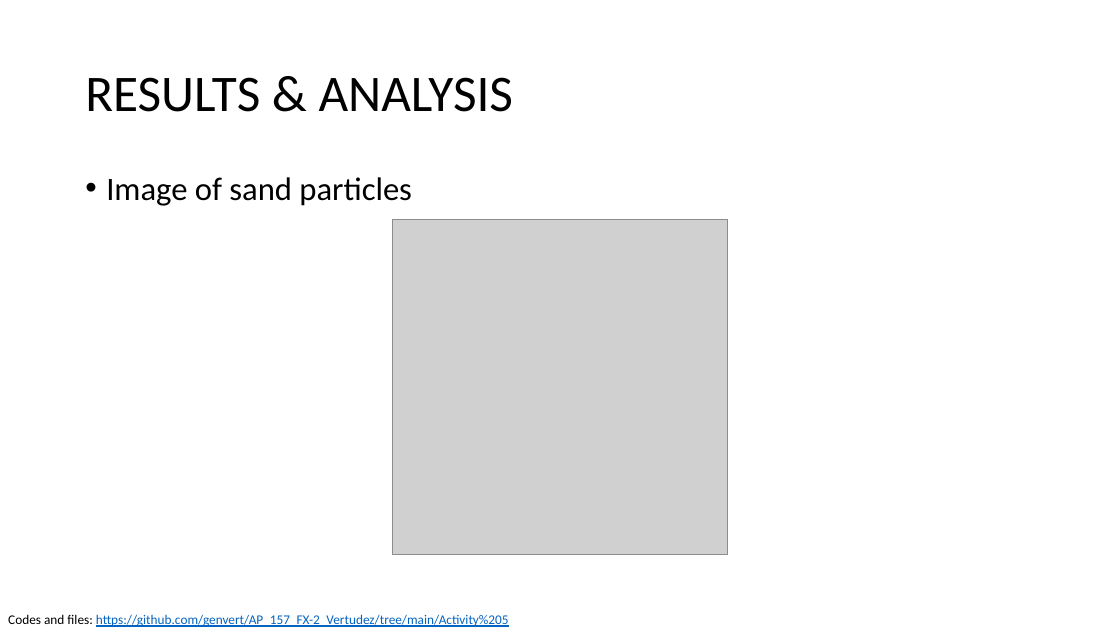
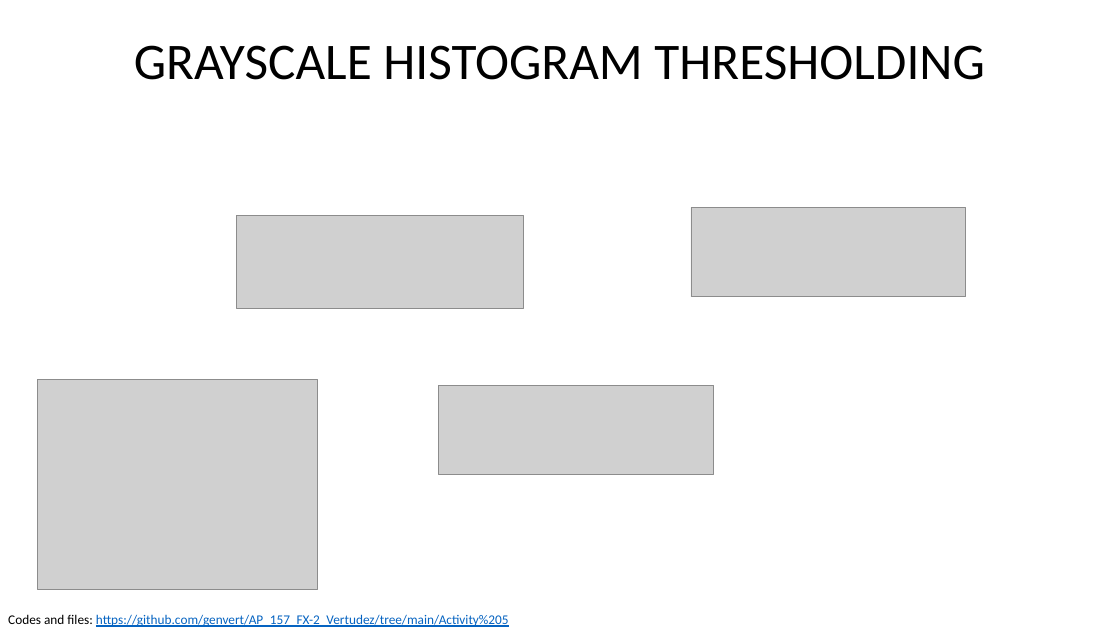
Before and after one commit to genvert/AP_157_FX-2_Vertudez, a slide deck: slide 3 of Activity 5/Vertudez_Activity_5_Report.pptx. Drawn at 1120x630 pixels with LibreOffice and Linux fonts; fonts in the diff are those of the drawing; grey boxes stand for pictures. Boxes give left, top, right and bottom in pixels: in the first picture for what was removed or moved away, otherwise in the second. Text is boxed around its words. In the diff, an @@ line names an element or a change of style, - is before the commit and + after.

```diff
--- a/Activity 5/Vertudez_Activity_5_Report.pptx
+++ b/Activity 5/Vertudez_Activity_5_Report.pptx
@@ title at [134, 45, 984, 80]: text changed @@
-RESULTS & ANALYSIS
+GRAYSCALE HISTOGRAM THRESHOLDING
@@ text removed at [106, 177, 412, 206] @@
-• Image of sand particles
@@ picture added at [691, 208, 966, 297] @@
@@ picture added at [237, 215, 523, 308] @@
@@ picture removed at [392, 220, 728, 555] @@
@@ picture added at [38, 380, 318, 590] @@
@@ picture added at [439, 385, 713, 474] @@
```
Also in this commit, not shown: 8 other slides changed, 5 slides removed, 1 other file.
